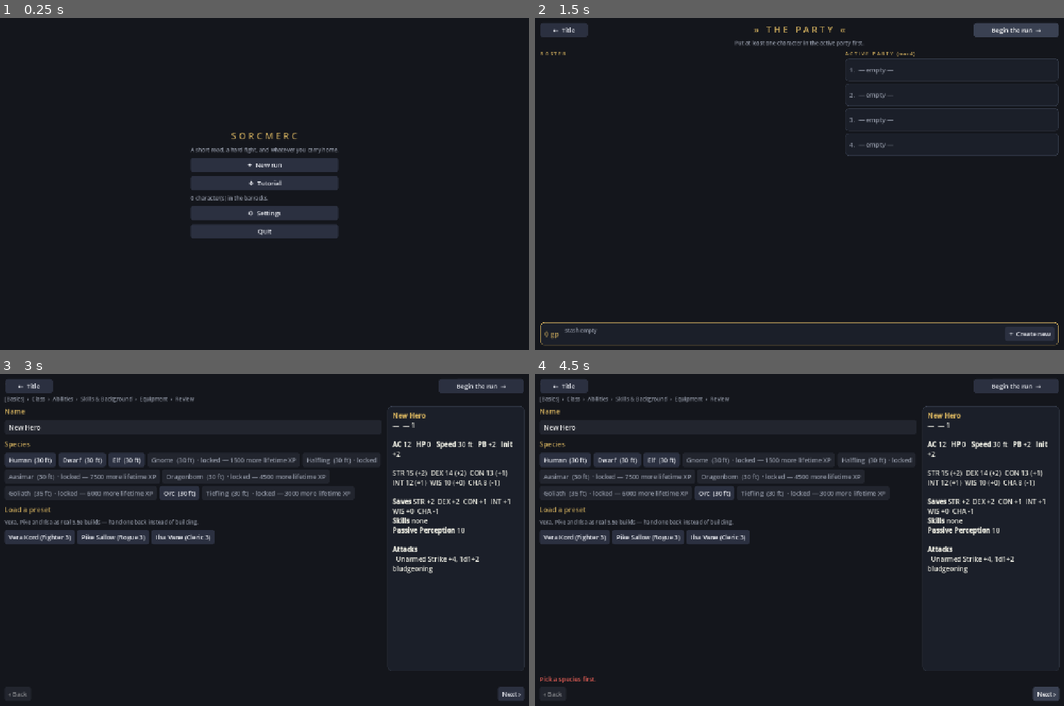
Above: before the commit, frames 1-4 (two rows, left to right).
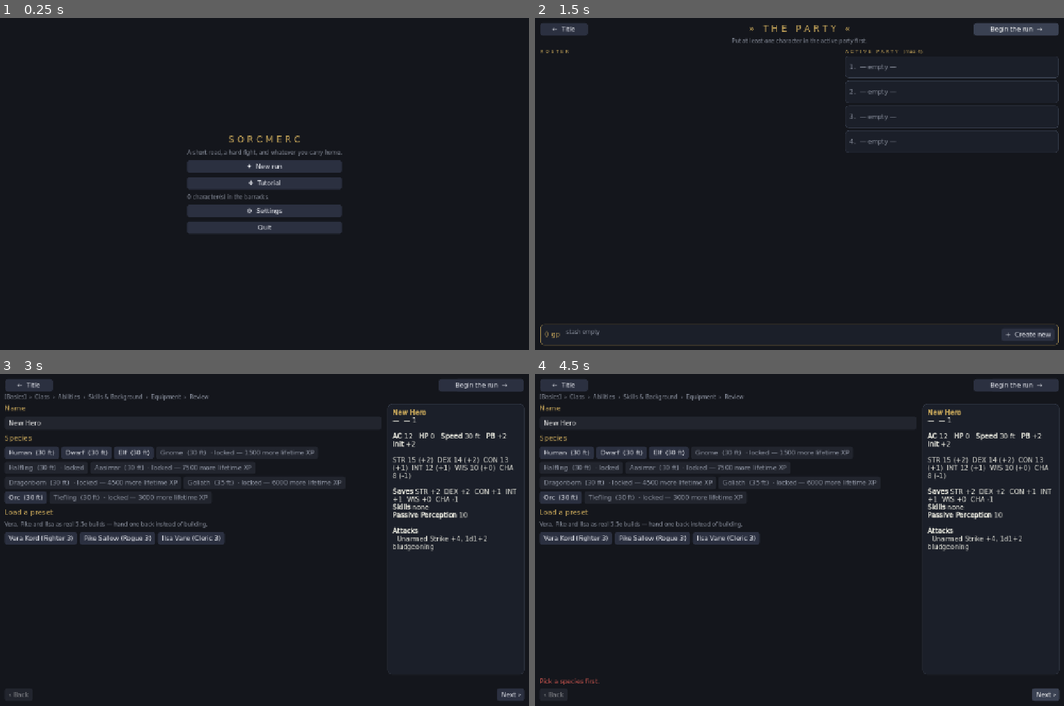
Above: after the commit, the same moments.

Repository: EgecanOzcakar/sorcmerc
Game: Godot game, scene res://scenes/game/game.tscn
Two runs of this game, one before a commit and one after it. Both use one fixed random seed, a clock stepped at 60 frames per second and the inputs below.
Inputs:
- Up to frame 1 (0.25 s): no input
- Up to frame 2 (1.5 s): click "✦ New run" at 0.5 s; click "Begin the run →" at 1.25 s
- Up to frame 3 (3 s): click "Begin the run →" at 2 s; click "+ Create new" at 2.75 s
- Up to frame 4 (4.5 s): click "+ Create new" at 3.5 s; click "Next ›" at 4.25 s

The runs differ from the first frame. In frame 1, 2.3% of the frame differs, in the area x 35-65%, y 34-67%; in frame 2, 2.4%; in frame 3, 9.2%; in frame 4, 9.4%, in the area x 0-100%, y 2-99%.

Commit message:
Bundle DejaVu Sans as the default font: fixes missing icon glyphs on web
The web export showed monster/class/condition icons (core/ui_icons.gd's
CLASS_GLYPHS/FOE_GLYPHS/CONDITION_GLYPHS etc., all in the U+2000-U+2BFF
symbol range) as their raw hex codepoint text ("2629", "2694", ...)
instead of the glyph. No font was ever bundled with the project, so it
fell back to the engine's own minimal default font, which lacks these
Unicode symbol blocks in the web export template.

Verified DejaVu Sans (regular + bold) covers every glyph string this
project's UI vocabulary uses (checked programmatically against
core/ui_icons.gd's glyph tables). Set as project's default font via
gui/theme/custom_font so every Theme/Control that doesn't override its
own font resource inherits it, without touching each screen's theme code.

Co-Authored-By: Claude Sonnet 5 <noreply@anthropic.com>

Diff:
--- a/project.godot
+++ b/project.godot
@@ -18,6 +18,10 @@
 
 Audio="*res://core/audio.gd"
 
+[gui]
+
+theme/custom_font="res://assets/fonts/DejaVuSans.ttf"
+
 [display]
 
 window/size/viewport_width=1280
Binary file added: assets/fonts/DejaVuSans-Bold.ttf
Not shown, added: assets/fonts/DejaVuSans-Bold.ttf.import
Binary file added: assets/fonts/DejaVuSans.ttf
Not shown, added: assets/fonts/DejaVuSans.ttf.import
Not shown, added: assets/fonts/LICENSE-DejaVu.txt
